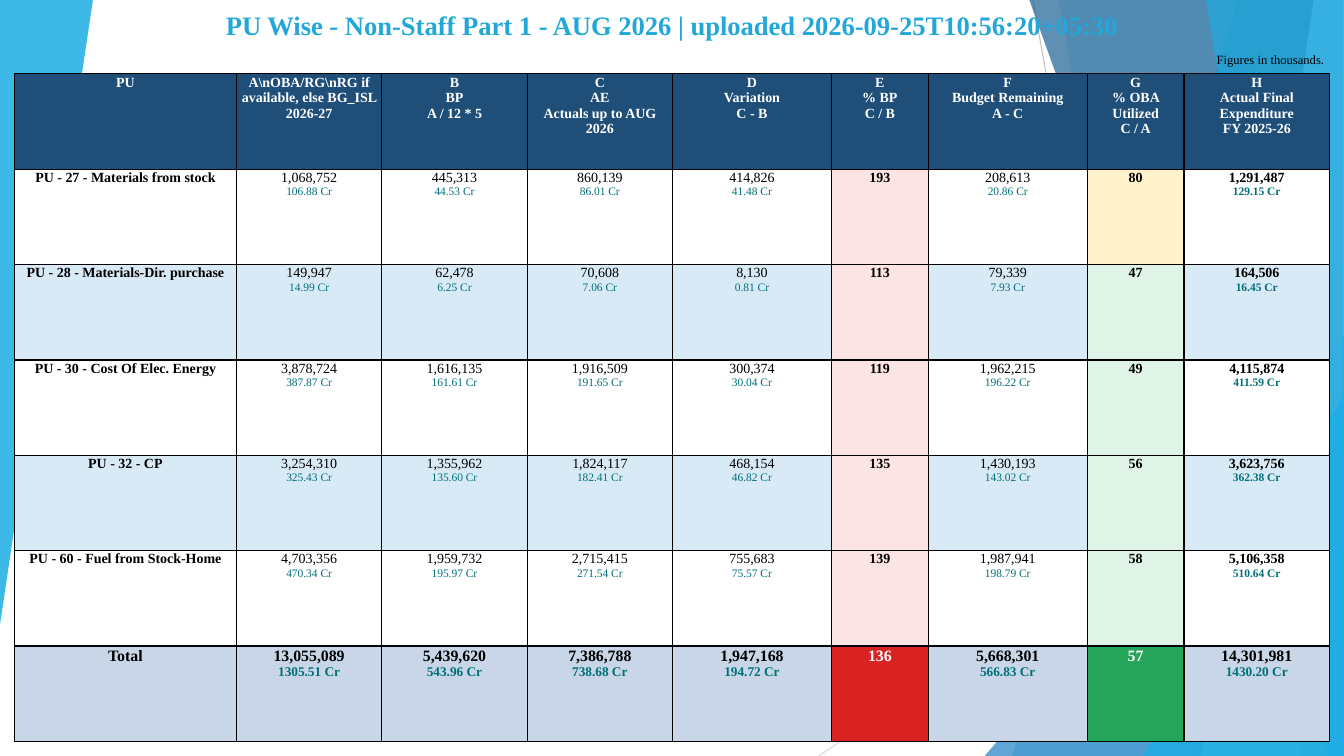
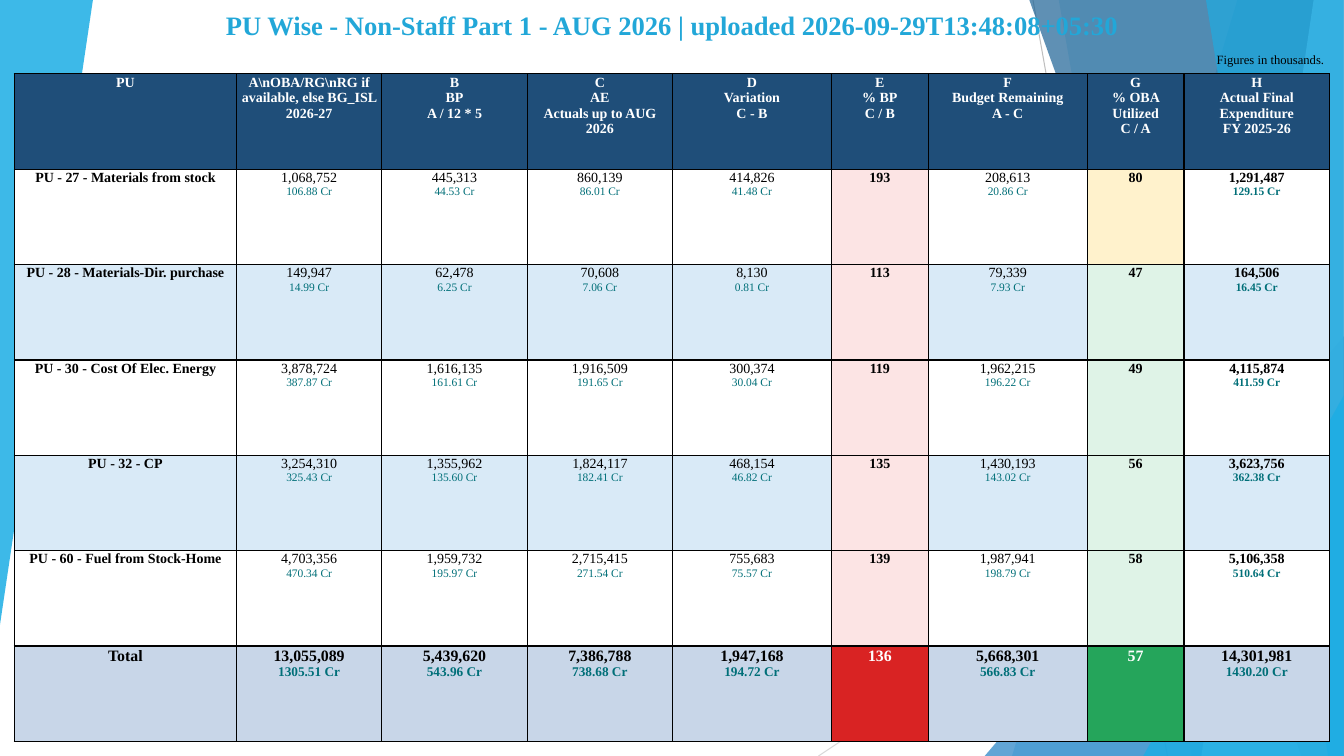
Before and after one commit to girishtiwari007/MB-BUDGET, a slide deck: slide 4 of exports/Moradabad_Division_DRM_Budget_FR_Analysis.pptx. Drawn at 1344x756 pixels with LibreOffice and Linux fonts; fonts in the diff are those of the drawing. Boxes give left, top, right and bottom in pixels: in the first picture for what was removed or moved away, otherwise in the second. Text is boxed around its words. In the diff, an @@ line names an element or a change of style, - is before the commit and + after.

```diff
--- a/exports/Moradabad_Division_DRM_Budget_FR_Analysis.pptx
+++ b/exports/Moradabad_Division_DRM_Budget_FR_Analysis.pptx
@@ text at (x1=226, y1=14, x2=1118, y2=41): text changed @@
-PU Wise - Non-Staff Part 1 - AUG 2026 | uploaded 2026-09-25T10:56:20+05:30
+PU Wise - Non-Staff Part 1 - AUG 2026 | uploaded 2026-09-29T13:48:08+05:30
```
Also in this commit, not shown: 2 other slides changed, 41 other files.
